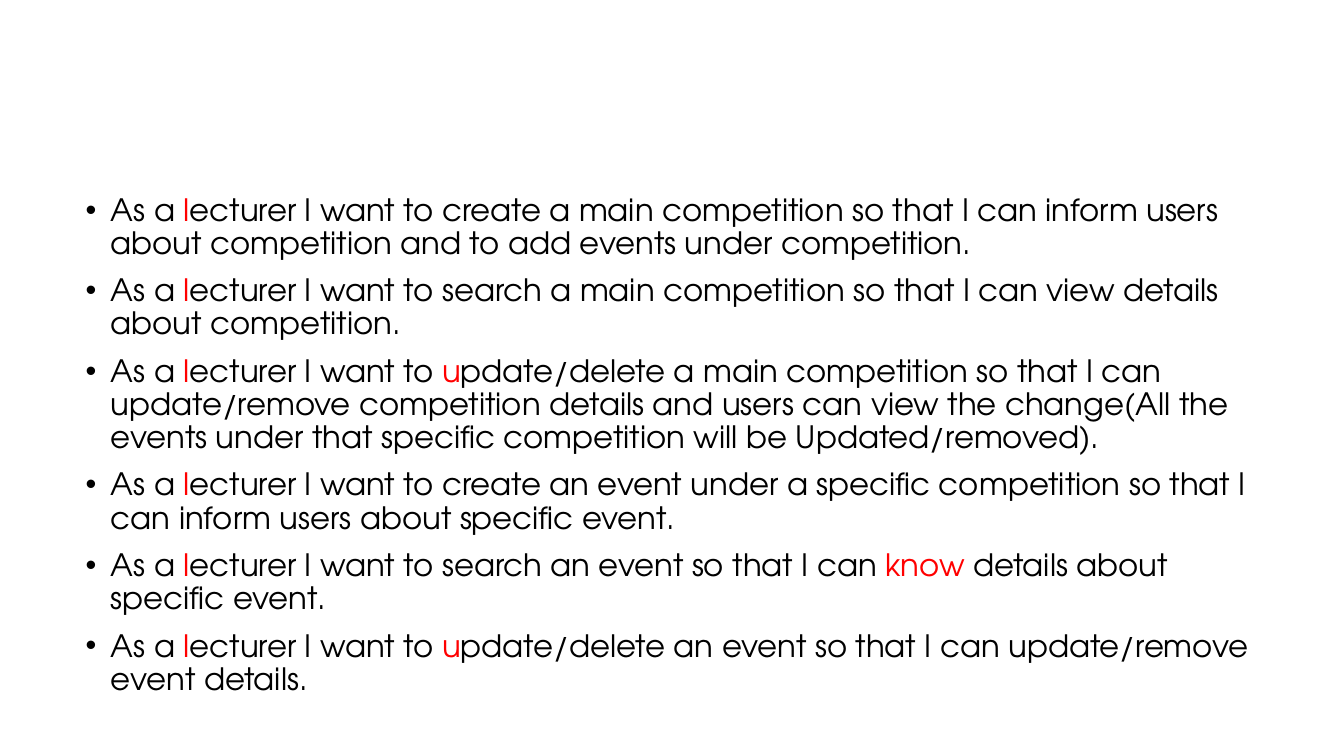
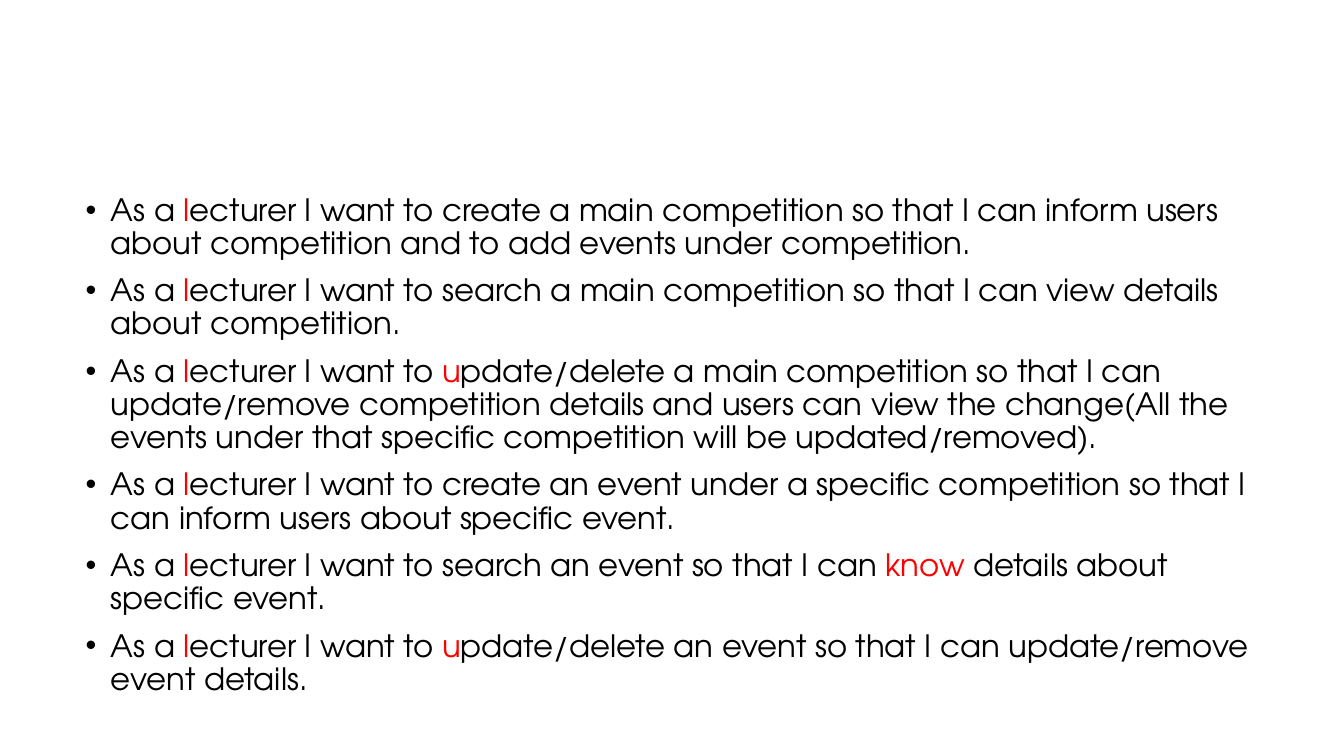
Before and after one commit to Sajith16/CSSEDocs, a slide deck: slide 8 of CodeFest-Management-Tool.pptx. Drawn at 1344x756 pixels with LibreOffice and Linux fonts; fonts in the diff are those of the drawing; background and template pictures are left out. Boxes give left, top, right and bottom in pixels: in the first picture for what was removed or moved away, otherwise in the second. Text is boxed around its words. In the diff, an @@ line names an element or a change of style, - is before the commit and + after.

Commit message:
updated

```diff
--- a/CodeFest-Management-Tool.pptx
+++ b/CodeFest-Management-Tool.pptx
@@ text at [111, 359, 1228, 455]: text changed @@
-• As a lecturer I want to update/delete a main competition so that I can update/remove competition details and users can view the change(All the events under that specific competition will be Updated/removed).
+• As a lecturer I want to update/delete a main competition so that I can update/remove competition details and users can view the change(All the events under that specific competition will be updated/removed).
```
